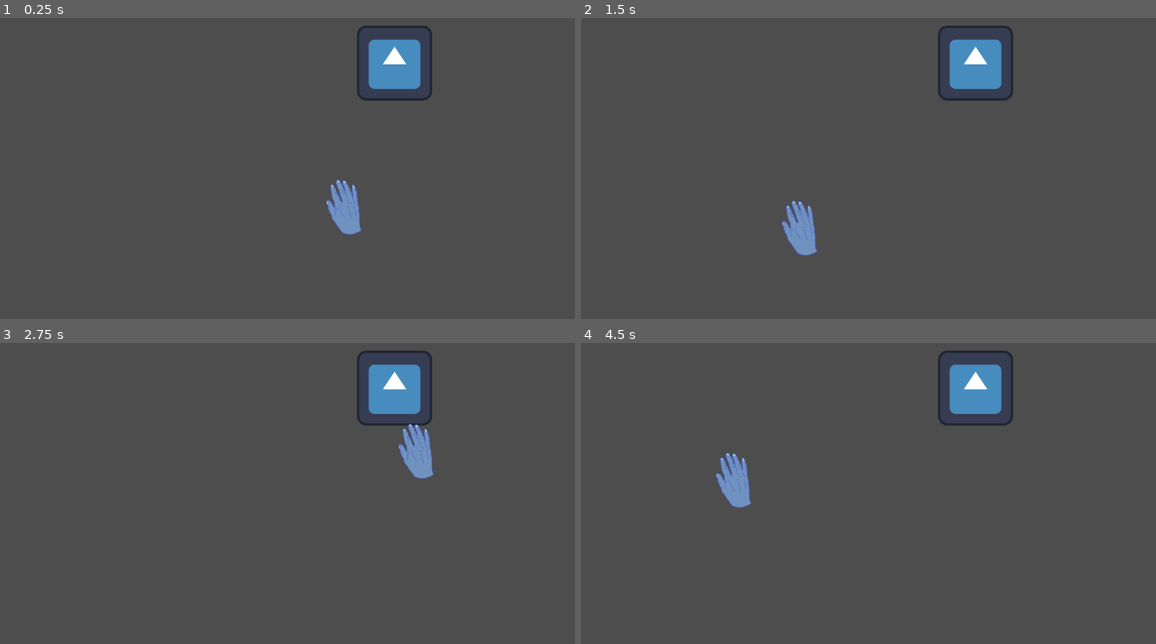
Above: before the commit, frames 1-4 (two rows, left to right).
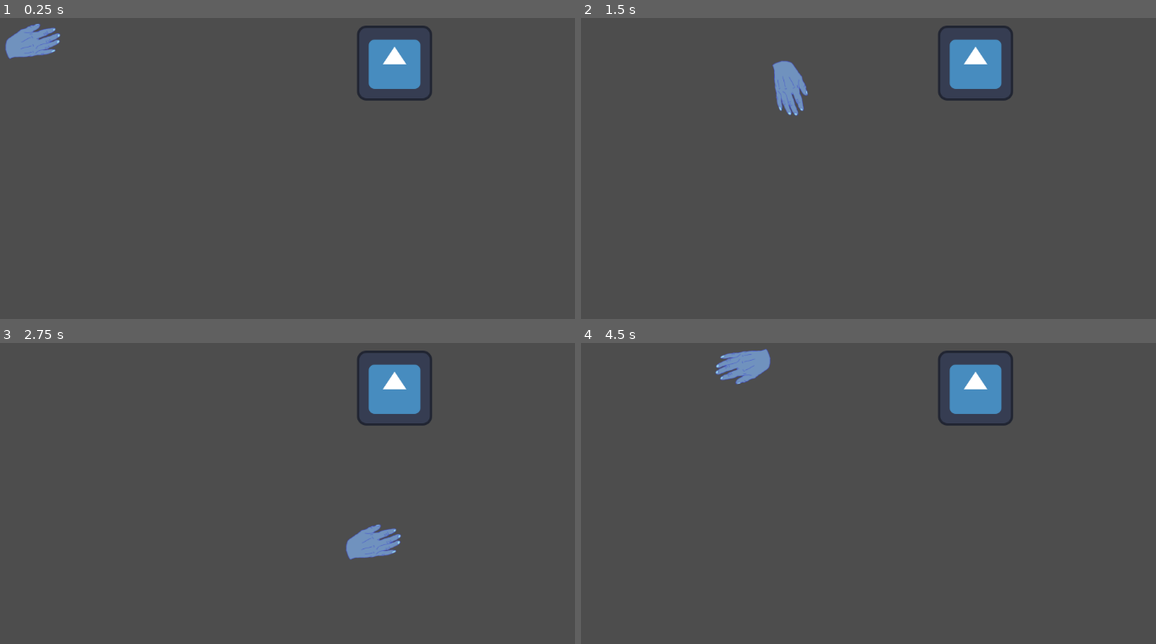
Above: after the commit, the same moments.

Repository: AustinSB/moving_hand_game
Game: Godot game, scene res://main.tscn
Two runs of this game, one before a commit and one after it. Both use one fixed random seed, a clock stepped at 60 frames per second and the inputs below. The engine's default icon, where the game draws it, is replaced by a stand-in: a white triangle on a blue panel in a dark square.
Inputs (mouse positions are in pixels of both pictures, inside the frame that each line leads up to):
- Up to frame 1 (0.25 s): no input
- Up to frame 2 (1.5 s): move the mouse to (1064, 168) at 0.52 s; hold D 0.53-1.28 s; move the mouse to (782, 204) at 1.27 s; hold S from 1.28 s (still down)
- Up to frame 3 (2.75 s): move the mouse to (402, 427) at 2.02 s; release S at 2.03 s; hold D from 2.03 s (still down)
- Up to frame 4 (4.5 s): move the mouse to (880, 586) at 2.77 s; release D at 2.78 s; hold W 2.78-3.53 s; move the mouse to (1115, 568) at 3.52 s; hold A from 3.53 s (still down); move the mouse to (713, 454) at 4.27 s

The runs differ from the first frame. In frame 1, 1.5% of the frame differs, in the area x 0-63%, y 1-73%; in frame 2, 1.6%, in the area x 33-42%, y 14-79%; in frame 3, 1.5%; in frame 4, 1.6%.

Commit message:
Change player movement to keyboard
Too many issues with mouse cursor

Diff:
--- a/Player Hand/player.gd
+++ b/Player Hand/player.gd
@@ -1,10 +1,21 @@
 extends CharacterBody2D
 
-var offset = Vector2(25, 40)
-var follow_speed = 15.0
+var speed = 400
 
 func _process(delta: float) -> void:
-	var mouse_position = get_global_mouse_position()
-	var target_position = mouse_position + offset
+	velocity = Vector2.ZERO
 
-	position = position.lerp(target_position, follow_speed * delta)
+	if Input.is_key_pressed(KEY_D):
+		velocity.x += 1
+	if Input.is_key_pressed(KEY_A):
+		velocity.x -= 1
+	if Input.is_key_pressed(KEY_W):
+		velocity.y -= 1
+	if Input.is_key_pressed(KEY_S):
+		velocity.y += 1
+
+	if velocity.length() > 0:
+		velocity = velocity.normalized() * speed
+		rotation = velocity.angle()
+
+	move_and_slide()
--- a/Player Hand/player.tscn
+++ b/Player Hand/player.tscn
@@ -10,7 +10,9 @@
 script = ExtResource("1_ckjtj")
 
 [node name="CollisionShape2D" type="CollisionShape2D" parent="."]
+rotation = 1.5708
 shape = SubResource("RectangleShape2D_v3rib")
 
 [node name="Sprite2D" type="Sprite2D" parent="."]
+rotation = 1.5708
 texture = ExtResource("1_4flbx")
--- a/box.tscn
+++ b/box.tscn
@@ -8,6 +8,8 @@
 
 [node name="Box" type="StaticBody2D"]
 z_index = -1
+collision_layer = 2
+collision_mask = 2
 input_pickable = true
 script = ExtResource("1_oq5cr")
 
--- a/main.tscn
+++ b/main.tscn
@@ -8,6 +8,7 @@
 script = ExtResource("1_ig7tw")
 
 [node name="Player" parent="." instance=ExtResource("3_h2yge")]
+position = Vector2(63, 76)
 
 [node name="Box" parent="." instance=ExtResource("3_1bvp3")]
 position = Vector2(679, 113)
